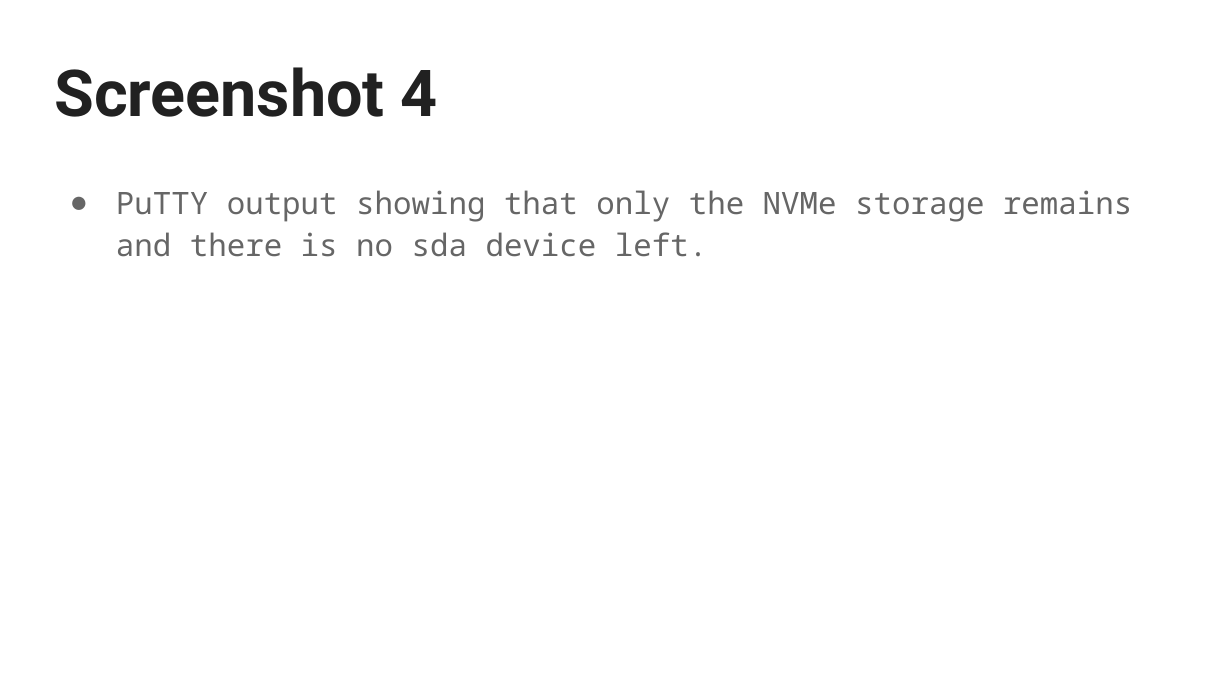
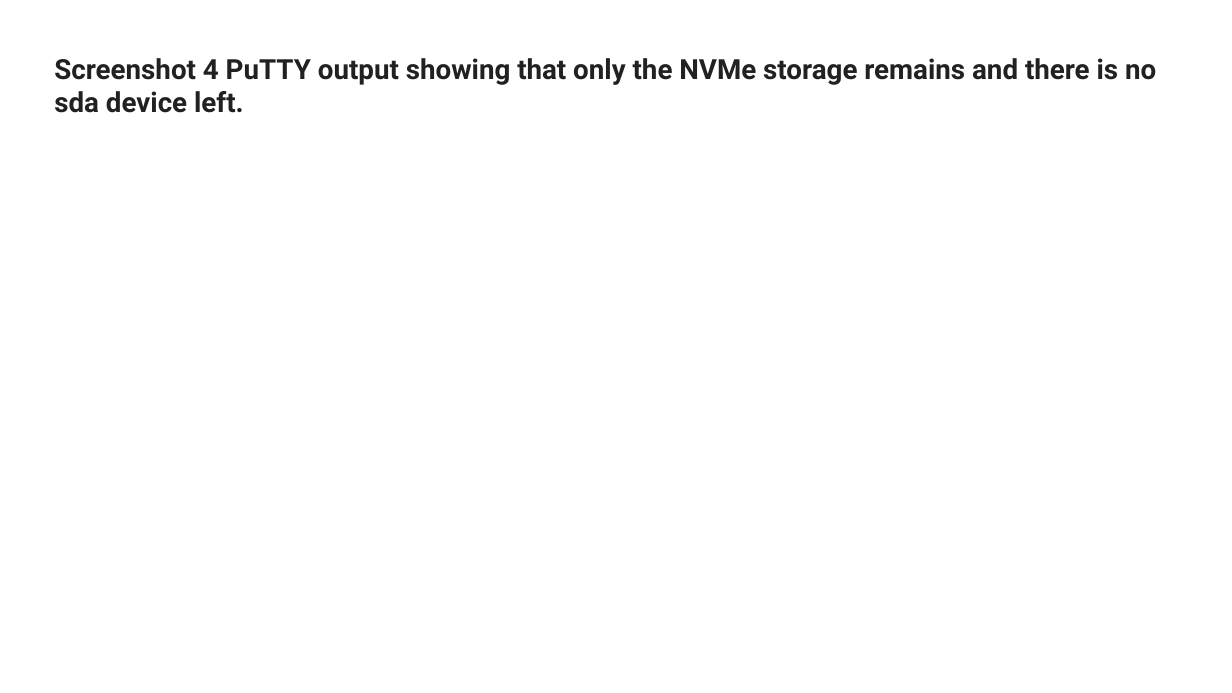
Before and after one commit to WikiSteve/networking-labs, a slide deck: slide 5 of labs/130-linux-storage/assets/Linux Storage SUBMISSION TEMPLATE.pptx. Drawn at 1232x693 pixels with LibreOffice and Linux fonts; fonts in the diff are those of the drawing. Boxes give left, top, right and bottom in pixels: in the first picture for what was removed or moved away, otherwise in the second. Text is boxed around its words. In the diff, an @@ line names an element or a change of style, - is before the commit and + after.

```diff
--- a/labs/130-linux-storage/assets/Linux Storage SUBMISSION TEMPLATE.pptx
+++ b/labs/130-linux-storage/assets/Linux Storage SUBMISSION TEMPLATE.pptx
@@ title at (54, 58, 1156, 113): text changed; size 37.8 to 16.2 pt @@
-Screenshot 4
+Screenshot 4 PuTTY output showing that only the NVMe storage remains and there is no sda device left.
@@ text removed at (116, 190, 1132, 257) @@
-● PuTTY output showing that only the NVMe storage remains and there is no sda device left.
```
Also in this commit, not shown: 4 other slides changed, 6 other files.
